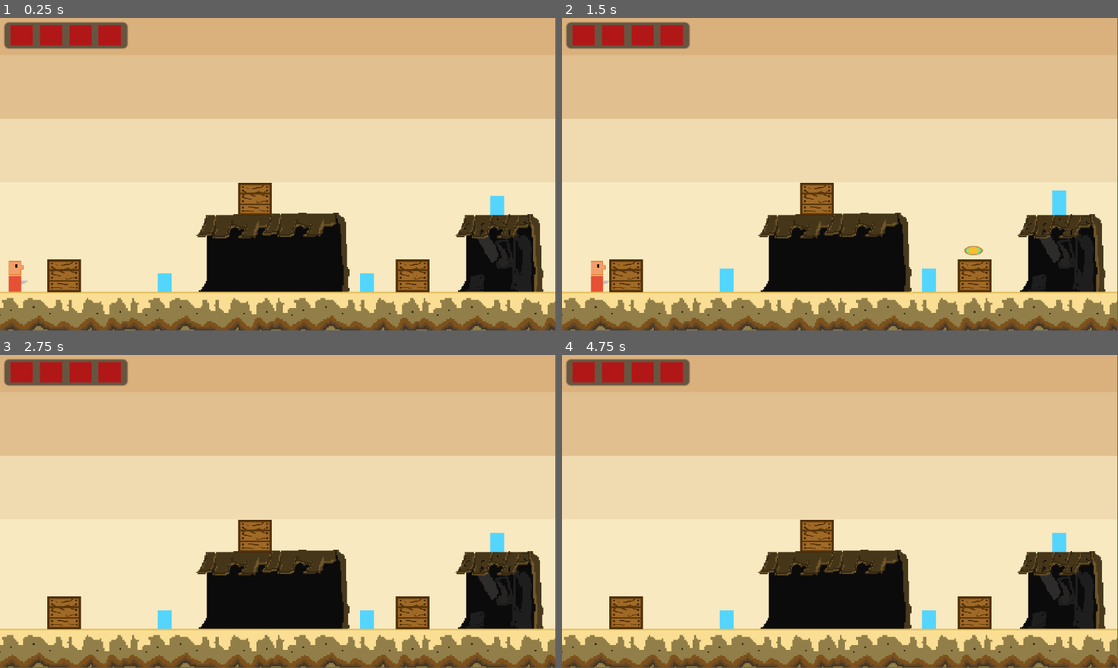
Above: before the commit, frames 1-4 (two rows, left to right).
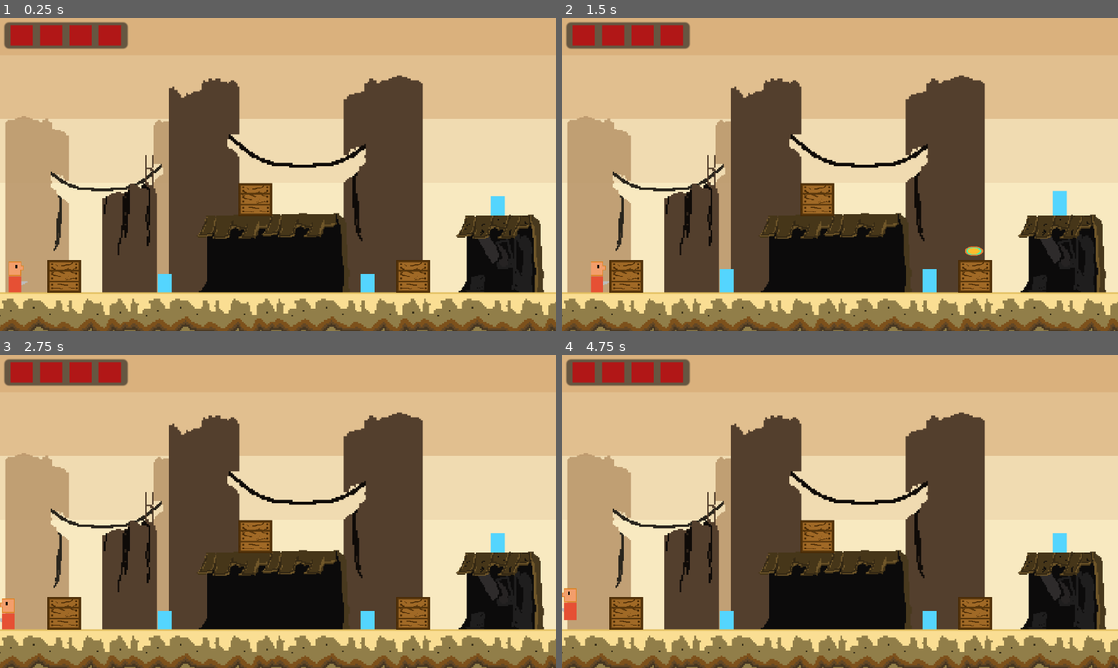
Above: after the commit, the same moments.

Repository: andresitogaaa/PrototipoFIREPUNCH
Game: Godot game, scene res://LEVELS/level_1.tscn
Same seed, same stepped clock (60 frames per second), same inputs: the game is played once before the commit and once after it.
Inputs:
- Up to frame 1 (0.25 s): no input
- Up to frame 2 (1.5 s): tap Enter (ui_accept) at 0.5, 0.77 s; hold Right (ui_right) from 0.53 s (still down); tap Z (atacar) at 0.6, 1.35 s
- Up to frame 3 (2.75 s): tap Enter (ui_accept) at 1.52 s; release Right (ui_right) at 2.03 s; hold Left (ui_left) from 2.03 s (still down); tap Z (atacar) at 2.1 s
- Up to frame 4 (4.75 s): tap Enter (ui_accept) at 2.75, 3.02, 3.77, 4.52 s; release Left (ui_left) at 2.78 s; hold Right (ui_right) 2.78-4.28 s; tap Z (atacar) at 2.85, 3.6, 4.35 s; hold Left (ui_left) from 4.28 s (still down)
In our replay, the window is 799x449 before the commit and 800x450 after it. These sizes can differ from the game's own. Grey fills any space a smaller window leaves; there, only what the larger window draws over its background counts as a difference.

The runs differ from the first frame. In frame 1, 29% of the frame differs, in the area x 0-100%, y 0-100%; in frame 2, 28%; in frame 3, 29%; in frame 4, 29%.

Commit message:
CambiosSesion15

Diff:
--- a/Nueva carpeta/PROTOTIPO JUEGO 2D/ESCENAS/ENEMIGO.gd
+++ b/Nueva carpeta/PROTOTIPO JUEGO 2D/ESCENAS/ENEMIGO.gd
@@ -12,4 +12,12 @@
 
 
 func _on_area_2d_body_entered(body):
-	pass # Replace with function body.
+	if (body.name == "CharacterBody2D"):
+		var y_delta = position.y - body.position.y
+		if (y_delta > 30):
+			print("Destroy enemy")
+		else:
+			print("Decrease player health")
+
+func get_damage(damage):
+	queue_free()
--- a/Nueva carpeta/PROTOTIPO JUEGO 2D/ESCENAS/enemy.tscn
+++ b/Nueva carpeta/PROTOTIPO JUEGO 2D/ESCENAS/enemy.tscn
@@ -1,5 +1,6 @@
-[gd_scene load_steps=9 format=3 uid="uid://dqhk1un4tek58"]
+[gd_scene load_steps=11 format=3 uid="uid://dqhk1un4tek58"]
 
+[ext_resource type="Script" path="res://ESCENAS/ENEMIGO.gd" id="1_gepxm"]
 [ext_resource type="Texture2D" uid="uid://bkulf8x0qp00w" path="res://Spritesbase/Prototipo_enemigo.png" id="1_uuayo"]
 
 [sub_resource type="AtlasTexture" id="AtlasTexture_q45y5"]
@@ -48,7 +49,11 @@
 [sub_resource type="RectangleShape2D" id="RectangleShape2D_q3e4m"]
 size = Vector2(7.86993, 15.7184)
 
+[sub_resource type="RectangleShape2D" id="RectangleShape2D_14eg5"]
+size = Vector2(11, 17.75)
+
 [node name="Enemy" type="RigidBody2D" groups=["enemies"]]
+script = ExtResource("1_gepxm")
 
 [node name="AnimatedSprite2D" type="AnimatedSprite2D" parent="."]
 position = Vector2(5.96046e-08, 2.98023e-08)
@@ -65,3 +70,5 @@
 [node name="Area2D" type="Area2D" parent="."]
 
 [node name="CollisionShape2D" type="CollisionShape2D" parent="Area2D"]
+position = Vector2(0, 0.125)
+shape = SubResource("RectangleShape2D_14eg5")
--- a/Nueva carpeta/PROTOTIPO JUEGO 2D/LEVELS/level_1.tscn
+++ b/Nueva carpeta/PROTOTIPO JUEGO 2D/LEVELS/level_1.tscn
@@ -1,9 +1,11 @@
-[gd_scene load_steps=13 format=3 uid="uid://bcs0yxvg5jif7"]
+[gd_scene load_steps=16 format=3 uid="uid://bcs0yxvg5jif7"]
 
 [ext_resource type="Texture2D" uid="uid://dorus13serxf6" path="res://fondo/background2.png" id="1_b28t0"]
 [ext_resource type="PackedScene" uid="uid://bknc3gcysyx8e" path="res://player.tscn" id="1_rk528"]
+[ext_resource type="Texture2D" uid="uid://djhoto6c4423v" path="res://Spritesbase/edificios destruidosver3.png" id="2_44yxh"]
 [ext_resource type="Texture2D" uid="uid://vjo6uwqtgqll" path="res://Spritesbase/Spriteambiente/Prototipo_casa.png" id="2_t5j21"]
 [ext_resource type="Texture2D" uid="uid://xngf36ojj0c7" path="res://Spritesbase/Spriteambiente/Prototipo_piso.png" id="2_uafuk"]
+[ext_resource type="Texture2D" uid="uid://l7gnsimpufpn" path="res://Spritesbase/edificios destruidosver2.png" id="3_m2se1"]
 [ext_resource type="Texture2D" uid="uid://doj5skpdpn3w8" path="res://Spritesbase/Spriteambiente/Prototipo_casa2.png" id="3_vddbs"]
 [ext_resource type="Script" path="res://Scripts/CAMARA/Camera2D.gd" id="4_3h5y3"]
 [ext_resource type="PackedScene" uid="uid://dqhk1un4tek58" path="res://ESCENAS/enemy.tscn" id="6_rst54"]
@@ -18,6 +20,9 @@
 
 [sub_resource type="RectangleShape2D" id="RectangleShape2D_ex606"]
 size = Vector2(73, 71)
+
+[sub_resource type="RectangleShape2D" id="RectangleShape2D_gee31"]
+size = Vector2(15, 232)
 
 [node name="level_1" type="Node2D"]
 position = Vector2(1, 0)
@@ -47,6 +52,19 @@
 position = Vector2(-0.103772, -41.4344)
 scale = Vector2(0.997449, 0.774999)
 texture = ExtResource("1_b28t0")
+
+[node name="Edificios" type="Sprite2D" parent="Fondo"]
+modulate = Color(0.831373, 0.678431, 0.482353, 0.886275)
+position = Vector2(-34.1537, 12.1801)
+scale = Vector2(0.0675661, 0.247041)
+texture = ExtResource("2_44yxh")
+
+[node name="Edificios2" type="Sprite2D" parent="Fondo"]
+modulate = Color(0.831373, 0.678431, 0.482353, 1)
+position = Vector2(-27.7159, 7.93868)
+rotation = -3.14159
+scale = Vector2(0.0834067, -0.303392)
+texture = ExtResource("3_m2se1")
 
 [node name="Camera2D" type="Camera2D" parent="."]
 scale = Vector2(125.156, -57.2394)
@@ -57,44 +75,74 @@
 editor_draw_limits = true
 script = ExtResource("4_3h5y3")
 
-[node name="Casa1_1" type="StaticBody2D" parent="."]
+[node name="Estructuras" type="Node2D" parent="."]
+
+[node name="Casa1_1" type="StaticBody2D" parent="Estructuras"]
 position = Vector2(101, 144.4)
 scale = Vector2(0.832941, 0.832941)
 
-[node name="Sprite2D" type="Sprite2D" parent="Casa1_1"]
+[node name="Sprite2D" type="Sprite2D" parent="Estructuras/Casa1_1"]
 position = Vector2(73.2345, 16.3276)
 scale = Vector2(0.960453, 0.960453)
 texture = ExtResource("3_vddbs")
 
-[node name="CollisionShape2D" type="CollisionShape2D" parent="Casa1_1"]
+[node name="CollisionShape2D" type="CollisionShape2D" parent="Estructuras/Casa1_1"]
 position = Vector2(75.5, -6)
 shape = SubResource("RectangleShape2D_d3g67")
 one_way_collision = true
 
-[node name="Casa1_2" type="StaticBody2D" parent="."]
+[node name="Casa1_2" type="StaticBody2D" parent="Estructuras"]
 position = Vector2(145, 144.4)
 scale = Vector2(0.832941, 0.832941)
 
-[node name="Sprite2D" type="Sprite2D" parent="Casa1_2"]
+[node name="Sprite2D" type="Sprite2D" parent="Estructuras/Casa1_2"]
 position = Vector2(74.435, 15.1271)
 scale = Vector2(0.960453, 0.960453)
 texture = ExtResource("3_vddbs")
 
-[node name="CollisionShape2D" type="CollisionShape2D" parent="Casa1_2"]
+[node name="CollisionShape2D" type="CollisionShape2D" parent="Estructuras/Casa1_2"]
 position = Vector2(75.5, -6)
 shape = SubResource("RectangleShape2D_d3g67")
 one_way_collision = true
 
-[node name="Casa1_3" type="StaticBody2D" parent="."]
+[node name="Casa1_3" type="StaticBody2D" parent="Estructuras"]
 position = Vector2(280, 144.4)
 scale = Vector2(0.832941, 0.832941)
 
-[node name="Sprite2D" type="Sprite2D" parent="Casa1_3"]
+[node name="Sprite2D" type="Sprite2D" parent="Estructuras/Casa1_3"]
 position = Vector2(76.8362, 23.531)
 scale = Vector2(0.960453, 0.960453)
 texture = ExtResource("2_t5j21")
 
-[node name="CollisionShape2D" type="CollisionShape2D" parent="Casa1_3"]
+[node name="CollisionShape2D" type="CollisionShape2D" parent="Estructuras/Casa1_3"]
+position = Vector2(75.5, -6)
+shape = SubResource("RectangleShape2D_d3g67")
+one_way_collision = true
+
+[node name="Casa1_4" type="StaticBody2D" parent="Estructuras"]
+position = Vector2(441, 144.4)
+scale = Vector2(0.832941, 0.832941)
+
+[node name="Sprite2D" type="Sprite2D" parent="Estructuras/Casa1_4"]
+position = Vector2(73.2345, 16.3276)
+scale = Vector2(0.960453, 0.960453)
+texture = ExtResource("3_vddbs")
+
+[node name="CollisionShape2D" type="CollisionShape2D" parent="Estructuras/Casa1_4"]
+position = Vector2(75.5, -6)
+shape = SubResource("RectangleShape2D_d3g67")
+one_way_collision = true
+
+[node name="Casa1_5" type="StaticBody2D" parent="Estructuras"]
+position = Vector2(485, 144.4)
+scale = Vector2(0.832941, 0.832941)
+
+[node name="Sprite2D" type="Sprite2D" parent="Estructuras/Casa1_5"]
+position = Vector2(74.435, 15.1271)
+scale = Vector2(0.960453, 0.960453)
+texture = ExtResource("3_vddbs")
+
+[node name="CollisionShape2D" type="CollisionShape2D" parent="Estructuras/Casa1_5"]
 position = Vector2(75.5, -6)
 shape = SubResource("RectangleShape2D_d3g67")
 one_way_collision = true
@@ -372,3 +420,9 @@
 size_flags_horizontal = 0
 texture = ExtResource("9_af6o5")
 expand_mode = 2
+
+[node name="StaticBody2D" type="StaticBody2D" parent="."]
+
+[node name="CollisionShape2D" type="CollisionShape2D" parent="StaticBody2D"]
+position = Vector2(-11.5, 105)
+shape = SubResource("RectangleShape2D_gee31")
--- a/Nueva carpeta/PROTOTIPO JUEGO 2D/project.godot
+++ b/Nueva carpeta/PROTOTIPO JUEGO 2D/project.godot
@@ -14,6 +14,11 @@
 run/main_scene="res://LEVELS/level_1.tscn"
 config/features=PackedStringArray("4.2", "Forward Plus")
 config/icon="res://icon.svg"
+
+[display]
+
+window/stretch/mode="viewport"
+window/stretch/aspect="expand"
 
 [input]
 
Binary file added: Nueva carpeta/PROTOTIPO JUEGO 2D/Spritesbase/edificios destruidos.png
Not shown, added: Nueva carpeta/PROTOTIPO JUEGO 2D/Spritesbase/edificios destruidos.png.import
Binary file added: Nueva carpeta/PROTOTIPO JUEGO 2D/Spritesbase/edificios destruidosver2.png
Not shown, added: Nueva carpeta/PROTOTIPO JUEGO 2D/Spritesbase/edificios destruidosver2.png.import
Binary file added: Nueva carpeta/PROTOTIPO JUEGO 2D/Spritesbase/edificios destruidosver3.png
Not shown, added: Nueva carpeta/PROTOTIPO JUEGO 2D/Spritesbase/edificios destruidosver3.png.import
